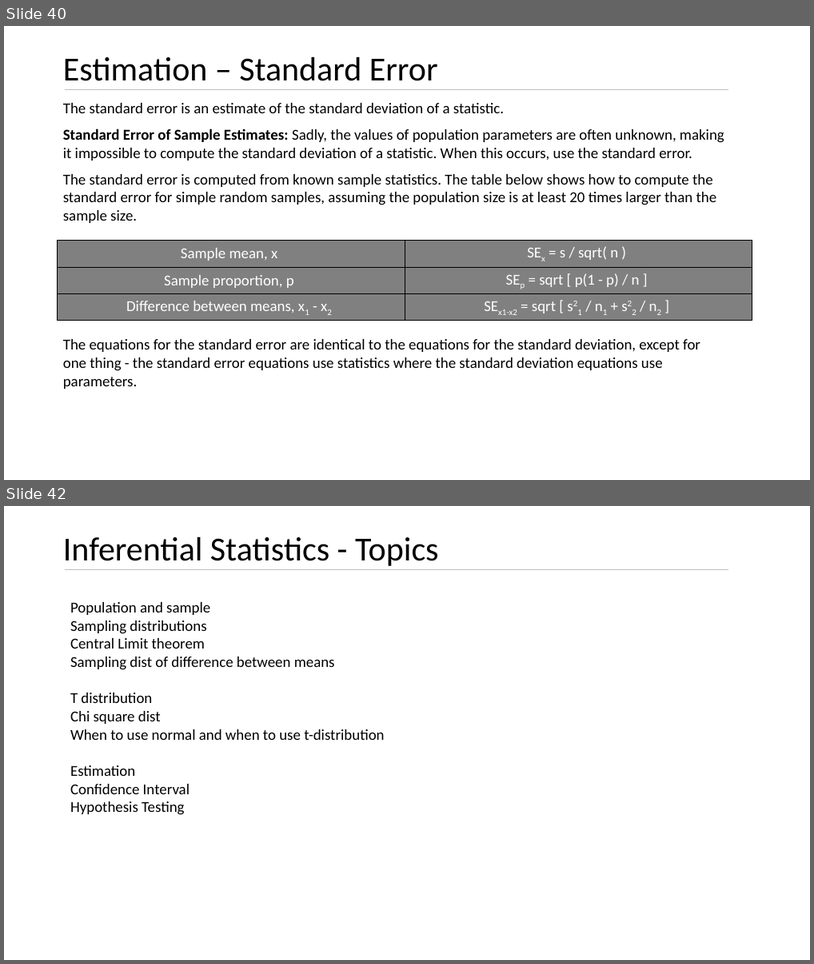
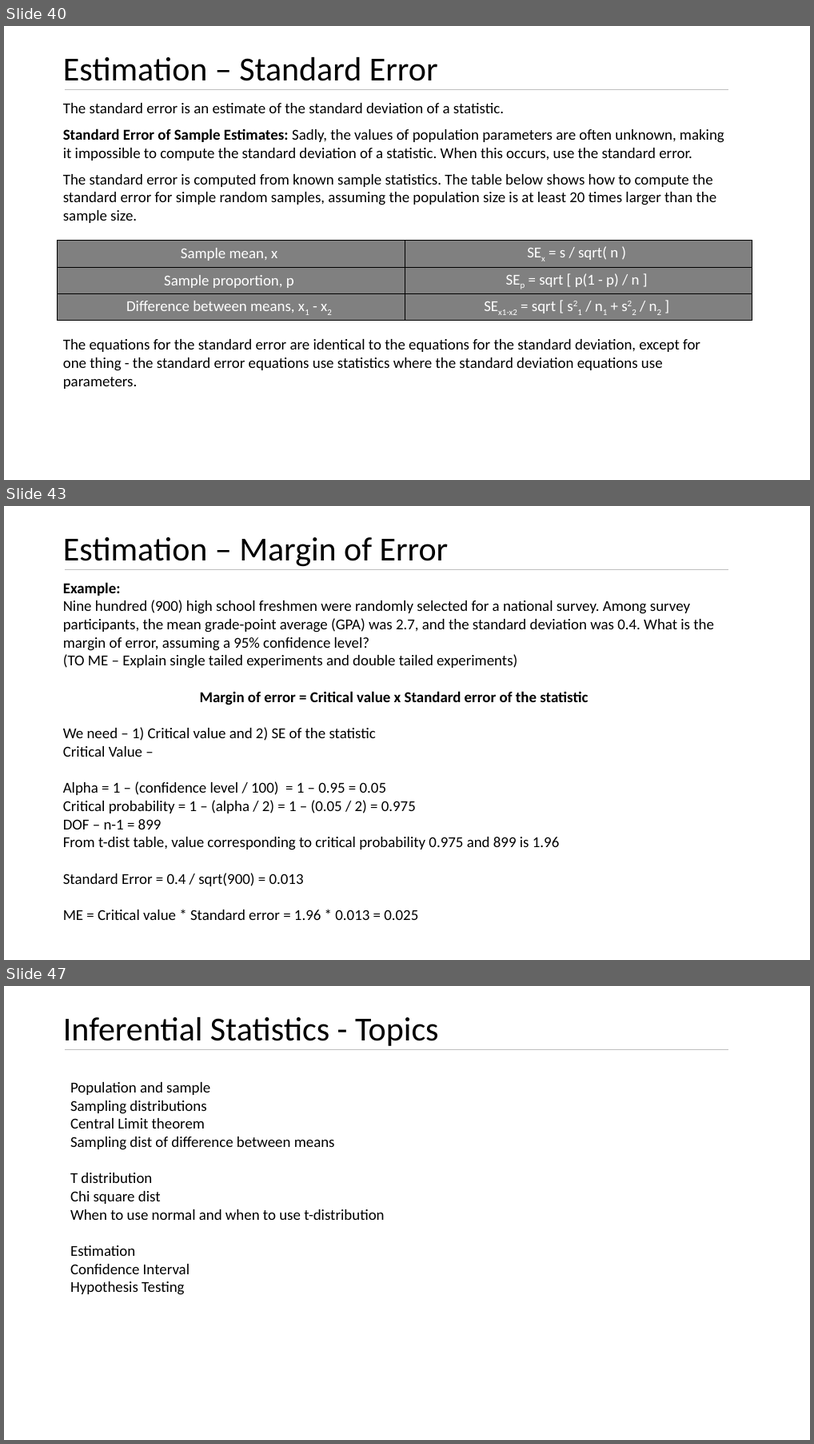
Before and after one commit to kushkul/Intro-to-Analytics, a slide deck: Statistics/Lesson 7 Inferential Statistics.pptx. Shown one above the other, each under a label of ours: slides 40 and 42 before the commit, slides 40, 43 and 47 after it; the slides between them are not shown. The pictures are 814x964 and 814x1444 pixels, drawn with LibreOffice and Linux fonts; fonts in the diff are those of the drawing. Boxes give left, top, right and bottom in pixels: in the first picture for what was removed or moved away, otherwise in the second. Text is boxed around its words. In the diff, an @@ line names an element or a change of style, - is before the commit and + after.

Commit message:
Complete Estimation

```diff
--- a/Statistics/Lesson 7 Inferential Statistics.pptx
+++ b/Statistics/Lesson 7 Inferential Statistics.pptx
@@ slide 43 added at <box>4,506,810,960</box>, background #FFFFFF @@
@@ title added at <box>63,537,449,567</box>, 40 pt, text #000000 @@
+Estimation – Margin of Error
@@ line added from (65, 569) to (730, 569), #BFBFBF 0.5 pt @@
@@ text added at <box>63,582,714,920</box>, 18 pt, text #000000 @@
+Example:
+Nine hundred (900) high school freshmen were randomly selected for a national survey. Among survey participants, the mean grade-point average (GPA) was 2.7, and the standard deviation was 0.4. What is the margin of error, assuming a 95% confidence level?
+(TO ME – Explain single tailed experiments and double tailed experiments)
+Margin of error = Critical value x Standard error of the statistic
+We need – 1) Critical value and 2) SE of the statistic
+Critical Value –
+Alpha = 1 – (confidence level / 100) = 1 – 0.95 = 0.05
+Critical probability = 1 – (alpha / 2) = 1 – (0.05 / 2) = 0.975
+DOF – n-1 = 899
+From t-dist table, value corresponding to critical probability 0.975 and 899 is 1.96
+Standard Error = 0.4 / sqrt(900) = 0.013
+ME = Critical value * Standard error = 1.96 * 0.013 = 0.025
@@ what was slide 42 is now slide 47 @@
```
Also in this commit, not shown: 1 slide changed, 4 other slides added.
